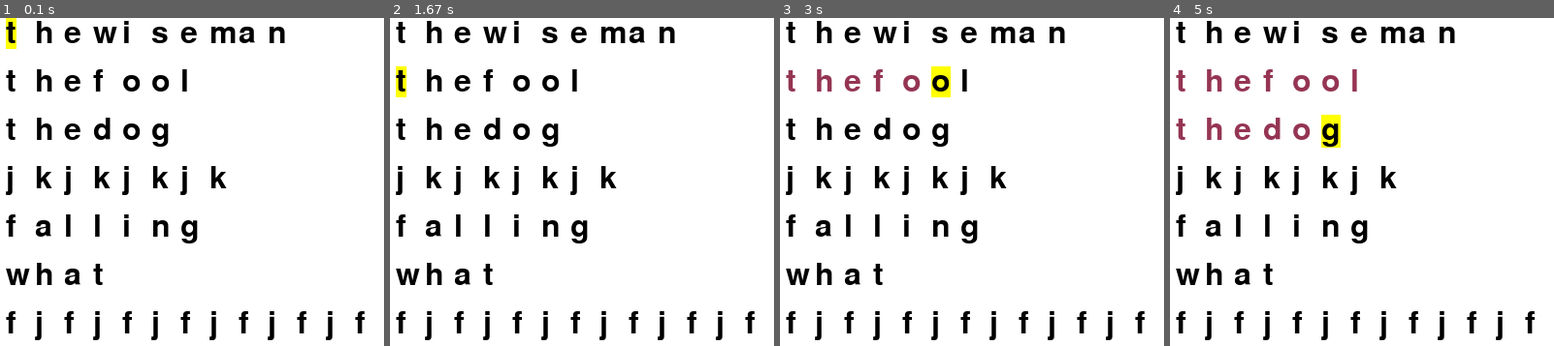
Above: before the commit, frames 1-4 (left to right).
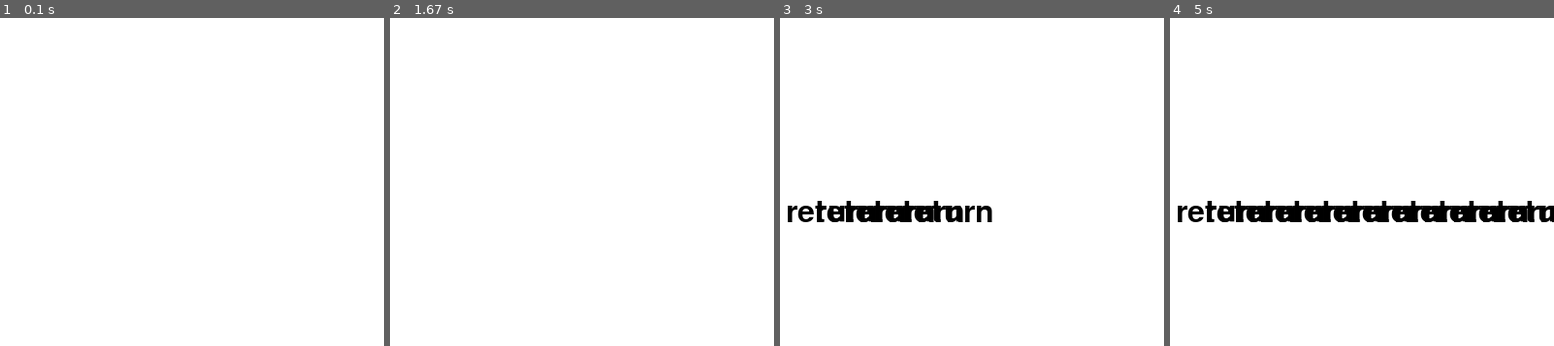
Above: after the commit, the same moments.

Repository: classTheTester/finalProject
Game: pygame game, started from randomShit/hahahaha.py
Two runs of this game, one before a commit and one after it. Both use one fixed random seed, a clock stepped at 60 frames per second and the inputs below.
Inputs:
- Up to frame 1 (0.1 s): no input
- Up to frame 2 (1.67 s): tap Space at 0.33 s
- Up to frame 3 (3 s): tap Enter at 1.67, 2, 2.4, 2.7, 2.9 s
- Up to frame 4 (5 s): tap Enter at 3.23, 3.53, 3.73, 4.03, 4.3, 4.63, 4.93 s

The runs differ from the first frame. In frame 1, 7.8% of the frame differs, in the area x 1-95%, y 0-99%; in frame 2, 7.8%; in frame 3, 10%; in frame 4, 12%, in the area x 1-100%, y 0-99%.

Commit message:
added the incorrect letter function

Diff:
--- a/randomShit/classes.py
+++ b/randomShit/classes.py
@@ -10,16 +10,16 @@
 
 
 class Words():
-    def __init__(self, word, prevWordLen, wordPos):
+    def __init__(self, word, hello, wordPos):
         self.time = 0
         self.accuracy = 0
         self.word = word
         self.wordLen = len(str(word))
         self.letterList = list(word)
         self.counter = -1
+        self.wordPos = wordPos
         self.listColour = [black] * self.wordLen
-        self.prevWordLen = prevWordLen
-        self.wordPos = wordPos
+        self.wrongLetters = ""
     def backSpace(self):
         self.listColour[self.counter] = black
         if self.counter < 0:
@@ -27,13 +27,15 @@
         else:
             self.counter -= 1
 
-    def checkCorrect(self, letterPressed):
+    def checkCorrect(self, letterPressed, wrongLetterList):
         self.counter += 1
         if self.letterList[self.counter] == letterPressed:
             self.listColour[self.counter] = green
         elif self.letterList[self.counter] != letterPressed:
             self.listColour[self.counter] = red
+            self.wrongLetters += self.letterList[self.counter]
         if self.counter == self.wordLen-1:
+            wrongLetterList.append(self.wrongLetters)
             return True
     def drawWord(self, surface, pointer):
         for i in range(len(self.word)):
--- a/randomShit/hahahaha.py
+++ b/randomShit/hahahaha.py
@@ -4,10 +4,11 @@
 black = (0,0,0)
 totalLetters = 0
 mistakes = 0
+wrongLetterList = []
 font = pygame.font.Font('freesansbold.ttf', 32)
 import pygame
 import json
-scoreText = open("scores.txt", 'w')
+scoreText = open("scores.txt", 'a')
 # activate the pygame library
 # initiate pygame and give permission
 # to use pygame's functionality.
@@ -36,18 +37,20 @@
 
 # create a text surface object,
 # on which text is drawn on it.
+
 words = ['thewiseman', 'thefool', 'thedog', 'jkjkjkjk', 'falling', 'what', 'fjfjfjfjfjfjfj']
 listClass = []
 wordsCounter = 0
 gameLoop = True
-scoreLoop = False
-for i in range(len(words)):
-    if i == 0:
-        wordUsed = Words(words[i],0, i)
-    else:
-        wordUsed = Words(words[i],len(words[i-1]), i)
-    listClass.append(wordUsed)
-
+scoreLoop = True
+def createClasses(words):
+    for i in range(len(words)):
+        if i == 0:
+            wordUsed = Words(words[i],0, i)
+        else:
+            wordUsed = Words(words[i],len(words[i-1]), i)
+        listClass.append(wordUsed)
+createClasses(words)
 # create a rectangular object for the
 # text surface object
 
@@ -75,24 +78,21 @@
     pygame.display.update()
     for event in pygame.event.get():
         if event.type == pygame.KEYDOWN:
-            print(pygame.key.name(event.key))
-            userList.append(pygame.key.name(event.key))
-    if len(userList) >= 5:
-        scoreJson = {"name": ''.join(userList), "score": 0}
-        test = json.dumps(scoreJson)
-        scoreText.write(test)
-        print('lol')
-        scoreText.close()
+            keys = pygame.key.get_pressed()
+            if keys[pygame.K_SPACE]:
+                scoreJson = {"name": ''.join(userList), "score": 0}
+                test = json.dumps(scoreJson)
+                scoreText.write(test)
+                print('lol')
+                scoreText.close()
+            else:
+                userList.append(pygame.key.name(event.key))
     scoreDraw()
 
 
 while gameLoop:
     pygame.display.update()
     for event in pygame.event.get():
-
-        # if event object type is QUIT
-        # then quitting the pygame
-        # and program both.
         if event.type == pygame.QUIT:
             gameLoop = False
         if event.type == pygame.KEYDOWN:
@@ -102,8 +102,19 @@
             elif keys[pygame.K_BACKSPACE]:
                 if listClass[wordsCounter].backSpace() and wordsCounter > 0:
                     wordsCounter -= 1
-            elif listClass[wordsCounter].checkCorrect(pygame.key.name(event.key)):
+            elif listClass[wordsCounter].checkCorrect(pygame.key.name(event.key),wrongLetterList):
                 wordsCounter += 1
+                print(wrongLetterList)
+                if wordsCounter == len(words):
+                    words = [a for a in wrongLetterList if a != ""]
+                    if len(words) == 0:
+                        gameLoop = False
+                    else:
+                        wordsCounter = 0
+                        wrongLetterList.clear()
+                        listClass.clear()
+                        createClasses(words)
+
 
 
     redraw()
--- /dev/null
+++ b/randomShit/scores.txt
@@ -0,0 +1 @@
+{"name": "fuckyou", "score": 0}{"name": "thebitchsbackspacee", "score": 0}
